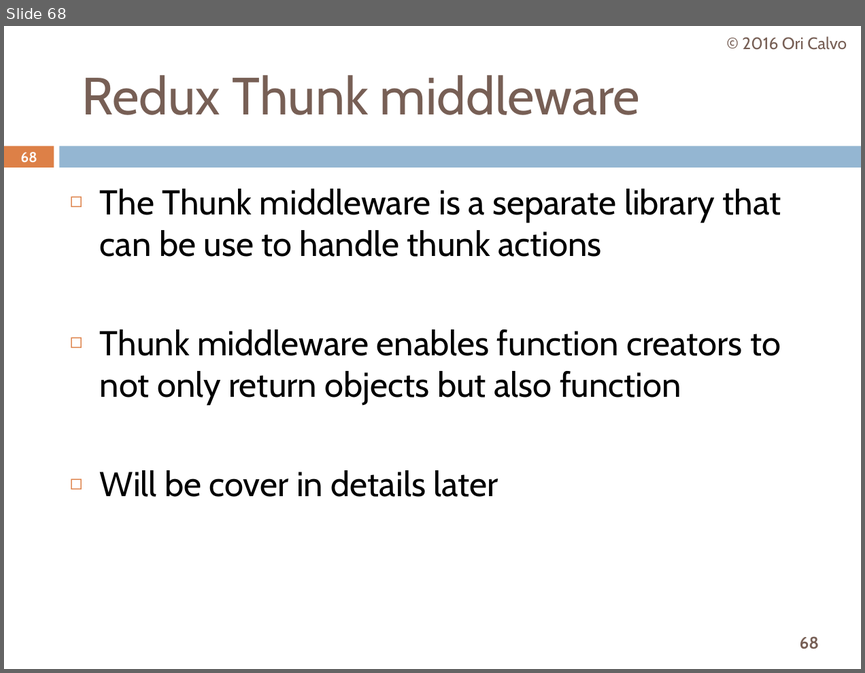
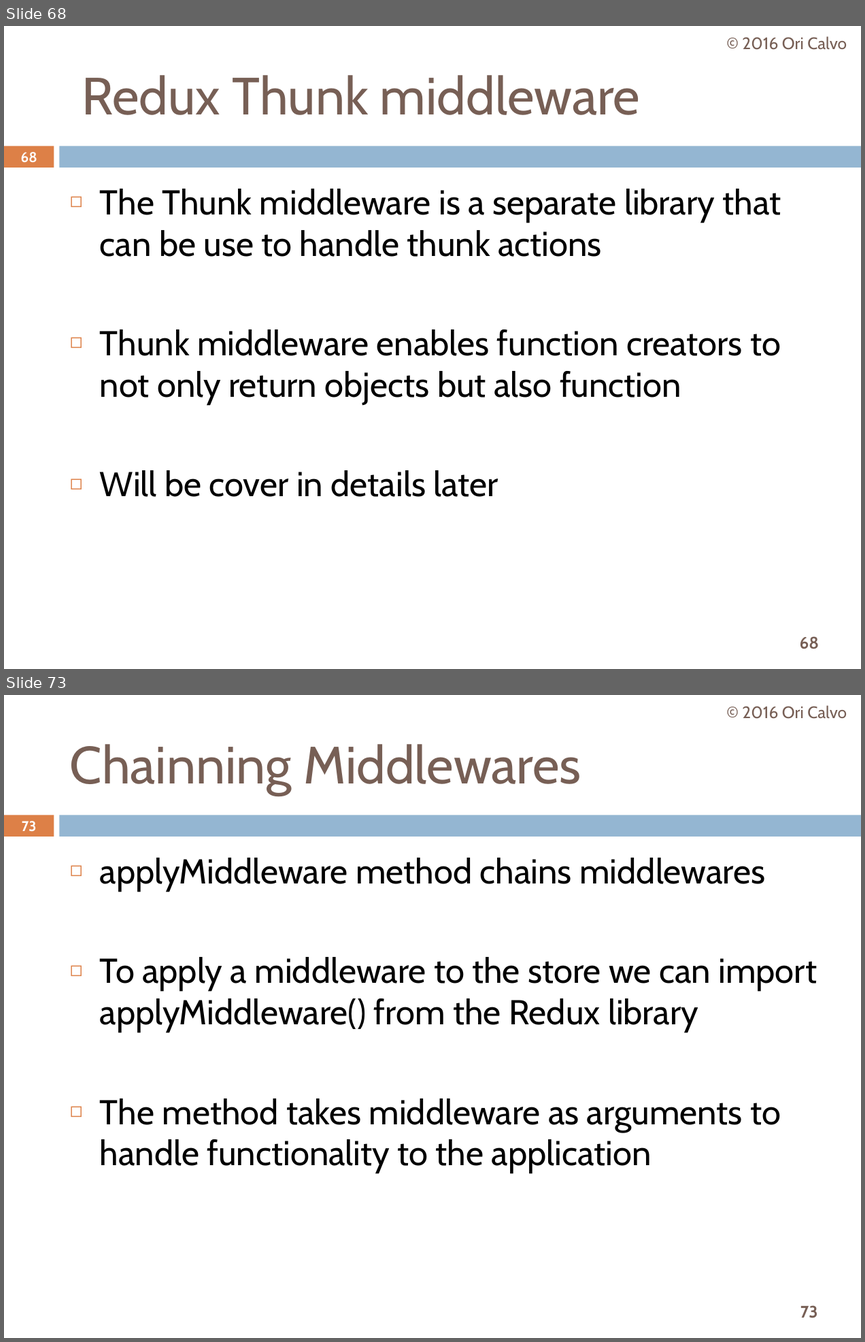
Before and after one commit to oricalvo/course-redux, a slide deck: Redux.pptx. Shown one above the other, each under a label of ours: slide 68 before the commit, slides 68 and 73 after it; the slides between them are not shown. The pictures are 865x673 and 865x1342 pixels, drawn with LibreOffice and Linux fonts; fonts in the diff are those of the drawing. Boxes give left, top, right and bottom in pixels: in the first picture for what was removed or moved away, otherwise in the second. Text is boxed around its words. In the diff, an @@ line names an element or a change of style, - is before the commit and + after.

```diff
--- a/Redux.pptx
+++ b/Redux.pptx
@@ slide 73 added at [4,695,861,1338], background #FFFFFF; not listed: 3 template elements that a slide beside it also shows @@
@@ text added at [742,705,847,719], 14 pt, text #775F55 @@
+© 2016 Ori Calvo
@@ title added at [70,744,581,795], 44 pt, text #775F55 @@
+Chainning Middlewares
@@ page number added at [22,821,37,832], 11.9 pt, text #FFFFFF, bold @@
+73
@@ text added at [100,858,817,1173], 29 pt, text #000000 @@
+◻ applyMiddleware method chains middlewares
+◻ To apply a middleware to the store we can import applyMiddleware() from the Redux library
+◻ The method takes middleware as arguments to handle functionality to the application
```
Also in this commit, not shown: 9 slides changed, 15 other slides added.
